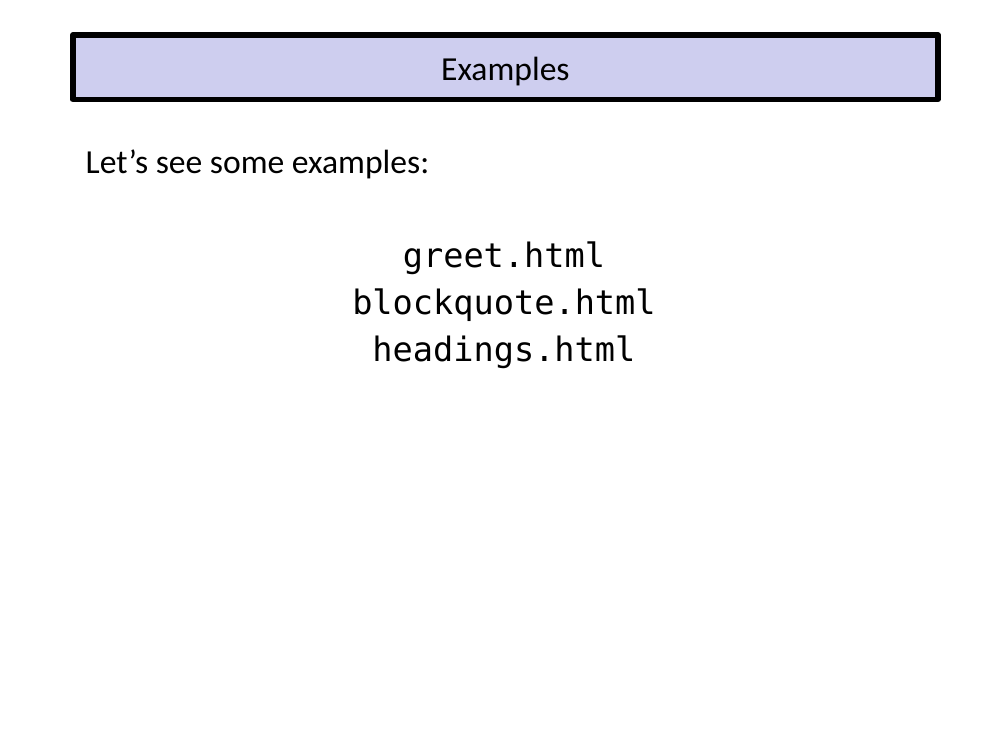
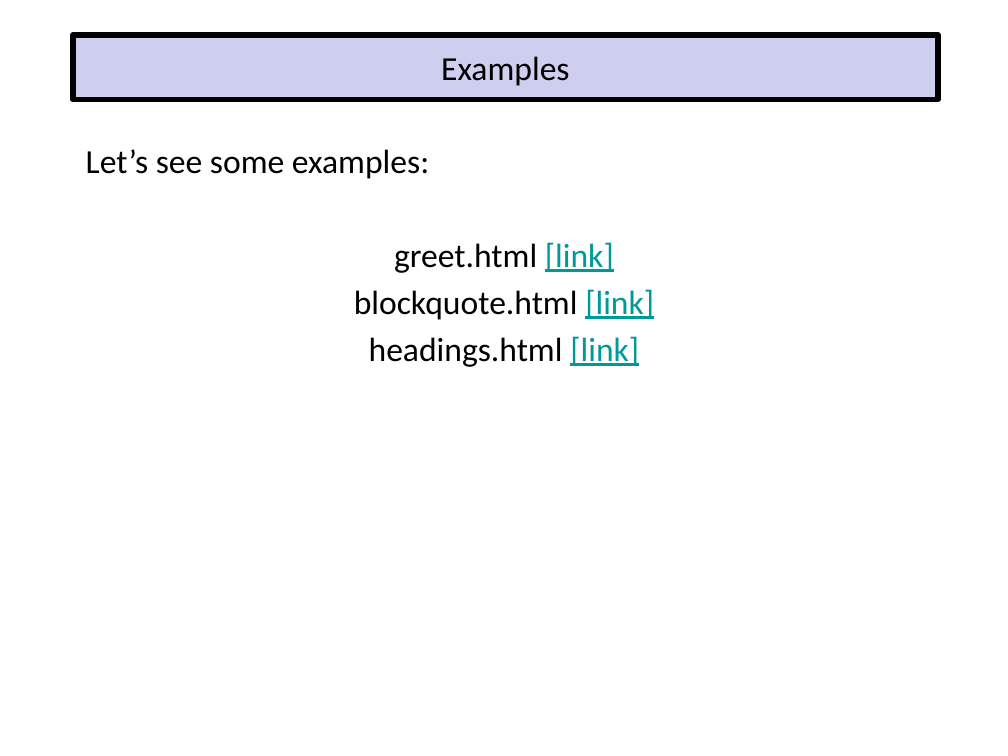
Before and after one commit to EricJPogue/www-epogue-info, a slide deck: slide 22 of CPSC-24700/Presentations/HTML5.pptx. Drawn at 1008x756 pixels with LibreOffice and Linux fonts; fonts in the diff are those of the drawing. Boxes give left, top, right and bottom in pixels: in the first picture for what was removed or moved away, otherwise in the second. Text is boxed around its words. In the diff, an @@ line names an element or a change of style, - is before the commit and + after.

Commit message:
Update HTML5 documents.

```diff
--- a/CPSC-24700/Presentations/HTML5.pptx
+++ b/CPSC-24700/Presentations/HTML5.pptx
@@ text at (x1=354, y1=242, x2=654, y2=367): text changed; font DejaVu Sans Mono to Calibri @@
-greet.html
-blockquote.html
-headings.html
+greet.html [link]
+blockquote.html [link]
+headings.html [link]
```
Also in this commit, not shown: 2 other slides changed, 1 other file.
